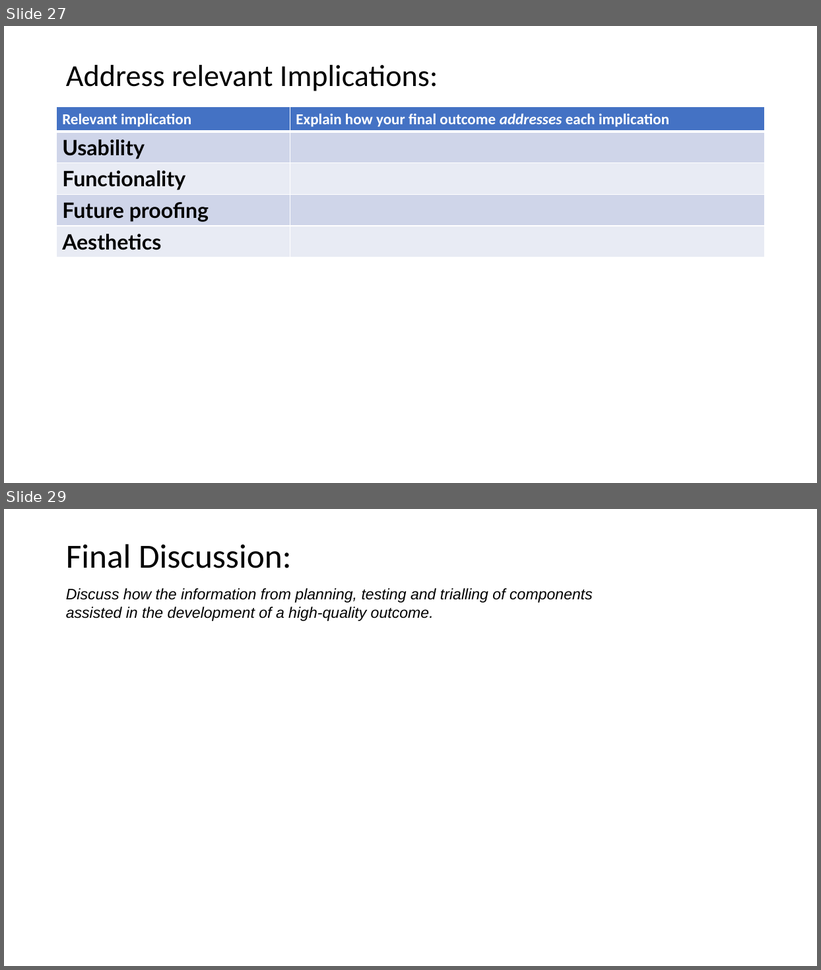
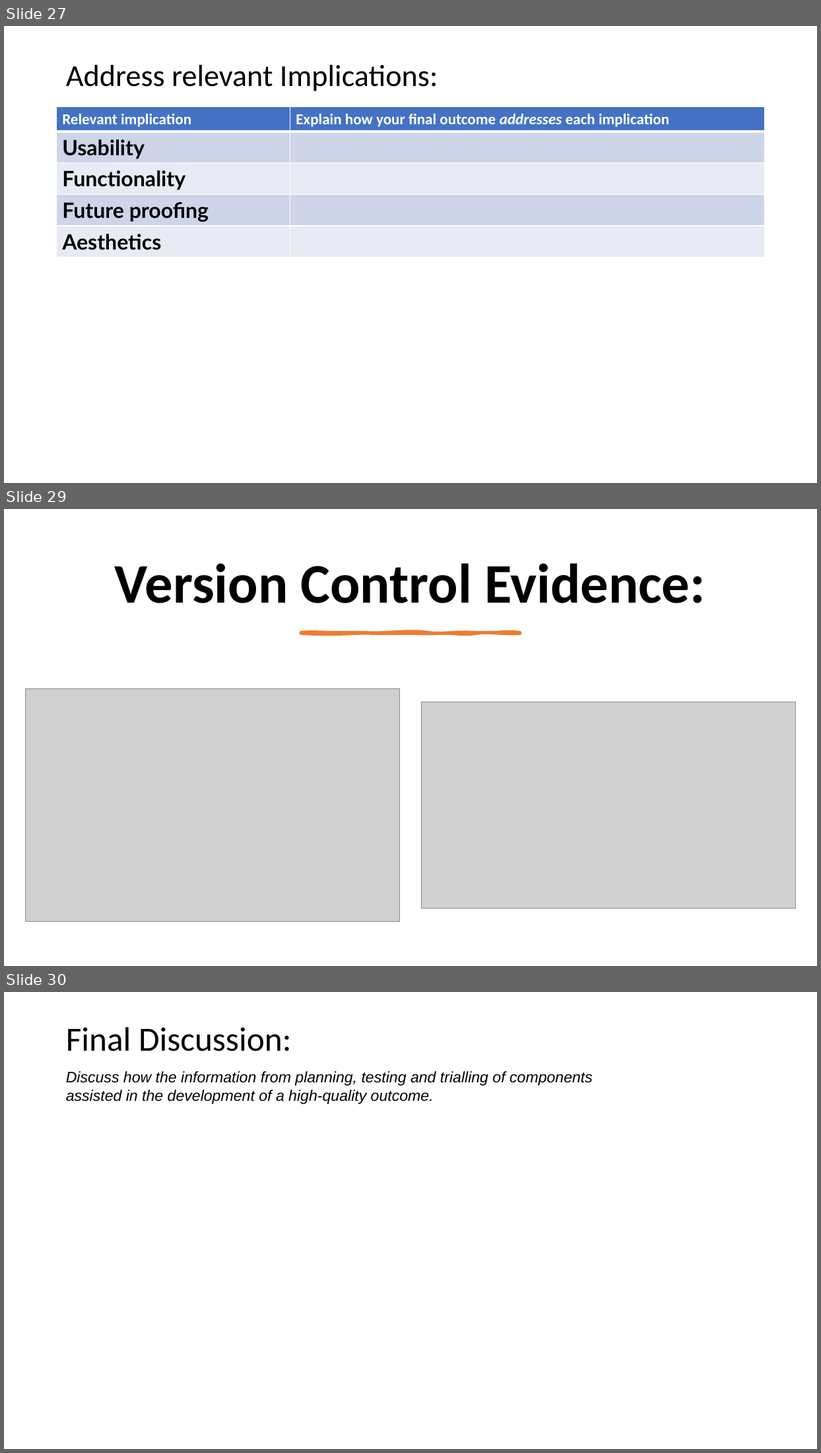
Before and after one commit to peter123321123321/Monster-Cards-Internal, a slide deck: 2.7 and 2.8 Documentation Template.pptx. Shown one above the other, each under a label of ours: slides 27 and 29 before the commit, slides 27, 29 and 30 after it; the slides between them are not shown. The pictures are 821x970 and 821x1453 pixels, drawn with LibreOffice and Linux fonts; fonts in the diff are those of the drawing; grey boxes stand for pictures. Boxes give left, top, right and bottom in pixels: in the first picture for what was removed or moved away, otherwise in the second. Text is boxed around its words. In the diff, an @@ line names an element or a change of style, - is before the commit and + after.

```diff
--- a/2.7 and 2.8 Documentation Template.pptx
+++ b/2.7 and 2.8 Documentation Template.pptx
@@ slide 29 added at box(4, 509, 817, 966), background #FFFFFF @@
@@ title added at box(115, 563, 706, 603), 66 pt, text #000000, bold @@
+Version Control Evidence:
@@ freeform shape added at box(301, 632, 521, 634), fill #ED7D31, outline #ED7D31 3.25 pt @@
@@ picture added at box(25, 689, 400, 922) @@
@@ picture added at box(421, 702, 796, 909) @@
@@ what was slide 29 is now slide 30 @@
```
Also in this commit, not shown: 10 slides changed, 1 other slide added, 1 slide removed, 5 other files.
